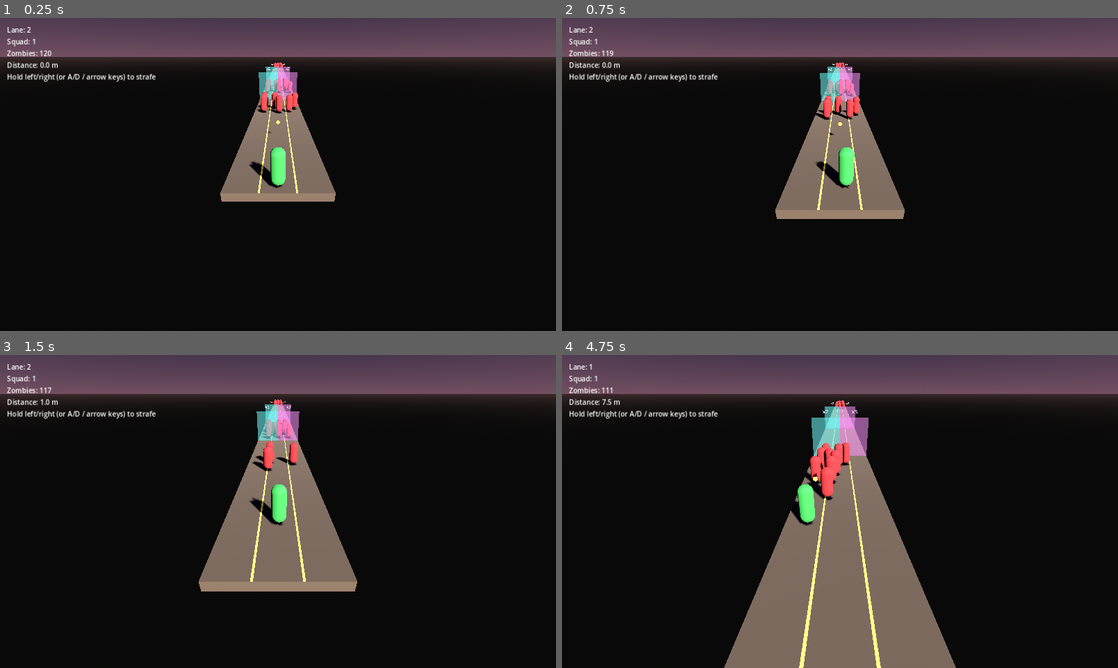
Above: before the commit, frames 1-4 (two rows, left to right).
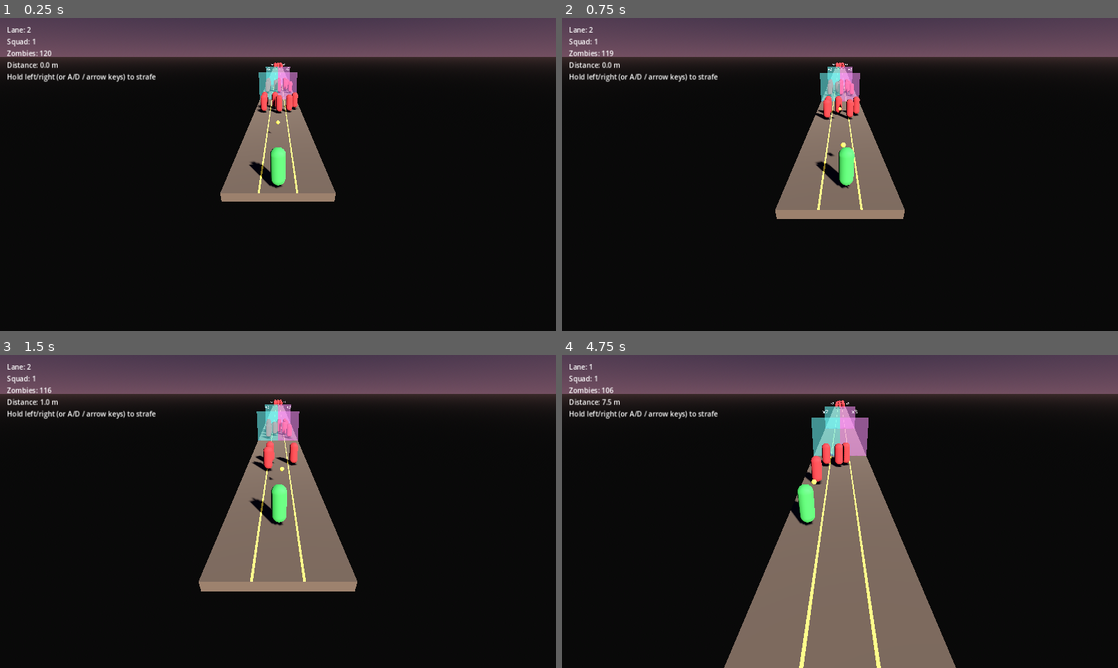
Above: after the commit, the same moments.

Repository: PawandeepSinghKhalsa/Hold-the-Line
Game: Godot game, scene res://scenes/main.tscn
Same seed, same stepped clock (60 frames per second), same inputs: the game is played once before the commit and once after it.
Inputs (mouse positions are in pixels of both pictures, inside the frame that each line leads up to):
- Up to frame 1 (0.25 s): no input
- Up to frame 2 (0.75 s): move the mouse to (962, 158) at 0.52 s; hold D (move_right) from 0.53 s (still down); click (962, 158) at 0.67 s
- Up to frame 3 (1.5 s): release D (move_right) at 1.25 s; drag from (166, 527) to (250, 574) at 1.27 s
- Up to frame 4 (4.75 s): move the mouse to (895, 442) at 2.02 s; hold D (move_right) 2.03-2.75 s; drag from (812, 574) to (673, 464) at 2.77 s; move the mouse to (1006, 558) at 3.52 s; hold A (move_left) 3.53-4.25 s; drag from (673, 464) to (756, 433) at 4.27 s

Frame 1 is identical in both runs. In frame 2, less than 0.1% of the frame differs, in the area x 47-52%, y 28-45%; in frame 3, less than 0.1%; in frame 4, 0.6%, in the area x 7-51%, y 10-47%.
Error in both runs: Invalid access to property or key 'lane_index' on a base object of type 'CharacterBody3D (soldier.gd)'. (res://scripts/hud.gd:23)

Commit message:
Fire rate: 2/s -> 3/s (FIRE_INTERVAL 0.5 -> 0.33)
The early zombie cluster was reaching the soldier even after the
spacing increase because a solo soldier firing at 2/s could only land
~5 bullets in the 2.8s before contact — one short of clearing the
6-zombie cluster. Bumping the fire rate 50% gives the soldier ~8
bullets in the same window, enough margin to lane-switch and still
clear the group.

Both the leader and every clone now tick at 0.33s between shots,
so squad DPS after gate 1 x3 is 9 bullets/s (was 6), scaling
appropriately for the main horde too.

https://claude.ai/code/session_01WNZkPqonAe5zQESFZUsP36

Diff:
--- a/scripts/clone.gd
+++ b/scripts/clone.gd
@@ -4,7 +4,7 @@
 # straight ahead at the same cadence as the leader. Clones do not take
 # damage from zombies — only the leader's melee contact ends the run.
 
-const FIRE_INTERVAL := 0.5
+const FIRE_INTERVAL := 0.33
 const BULLET_SPAWN_OFFSET := Vector3(0, 0.9, -0.3)
 const FOLLOW_LERP_SPEED := 12.0
 
--- a/scripts/soldier.gd
+++ b/scripts/soldier.gd
@@ -9,7 +9,7 @@
 
 const STRAFE_SPEED := 1.2
 const BRIDGE_HALF_WIDTH := 2.1
-const FIRE_INTERVAL := 0.5
+const FIRE_INTERVAL := 0.33
 const BULLET_SPAWN_OFFSET := Vector3(0, 0.9, -0.5)
 
 @export var bullet_scene: PackedScene
